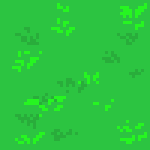
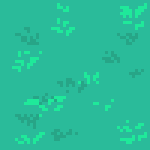
Layer changes from the first w=150, h=150 image to the second:
pixels changed over [0, 0, 150, 150] (layer not identified)
